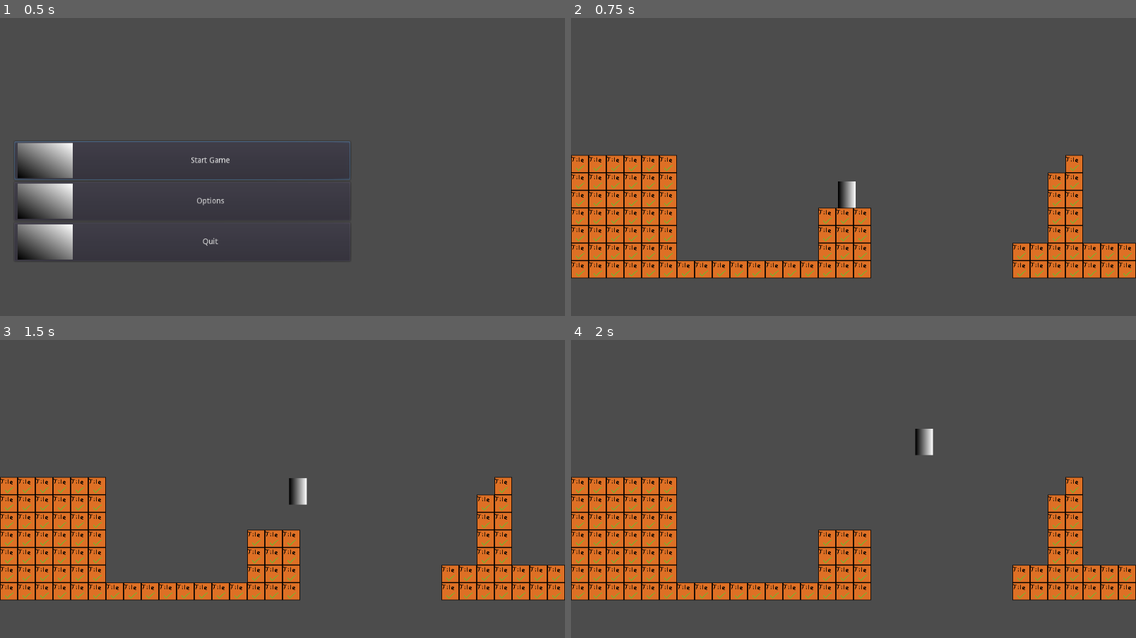
Above: before the commit, frames 1-4 (two rows, left to right).
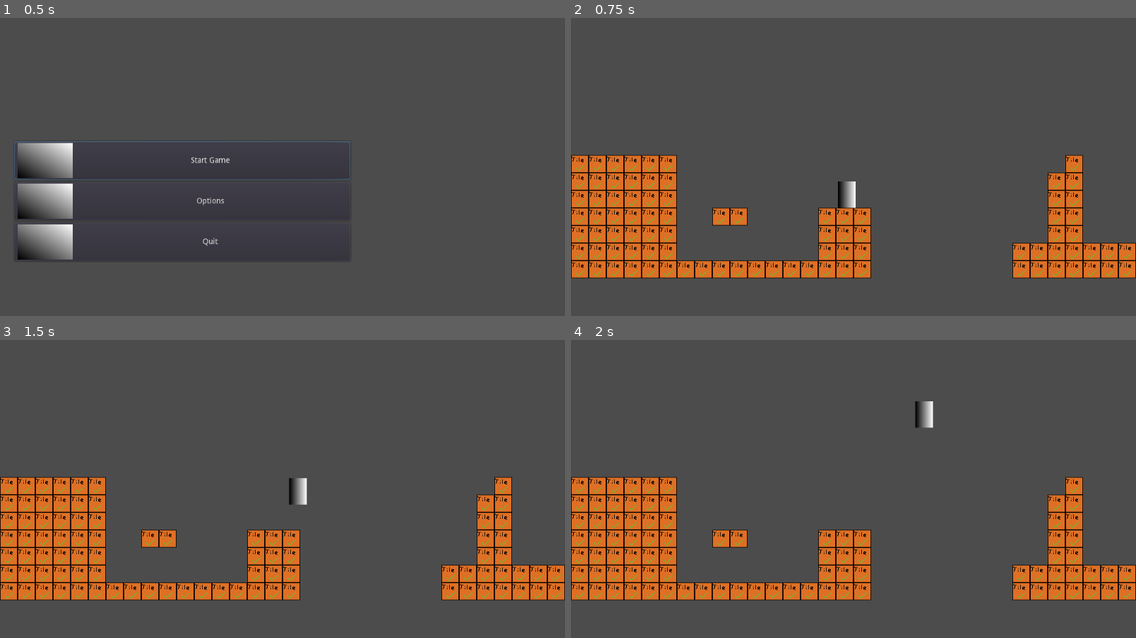
Above: after the commit, the same moments.

Repository: owldev13/Wild_Jam_Game_1
Game: Godot game, scene res://Base_Screen.tscn
Same seed, same stepped clock (60 frames per second), same inputs: the game is played once before the commit and once after it.
Inputs:
- Up to frame 1 (0.5 s): no input
- Up to frame 2 (0.75 s): click "Start Game" at 0.5 s
- Up to frame 3 (1.5 s): tap Enter at 1.25 s; hold Right (right) from 1.28 s (still down); tap Space (jump) at 1.35 s
- Up to frame 4 (2 s): keep holding Right (right); tap Space (jump) at 1.52, 1.82 s

Frame 1 is identical in both runs. In frame 2, 0.4% of the frame differs, in the area x 25-32%, y 63-70%; in frame 3, 0.4%; in frame 4, 0.9%, in the area x 25-65%, y 20-70%.

Commit message:
Modified charactercontrol script and changed level0 scene

Diff:
--- a/CharacterMovement.gd
+++ b/CharacterMovement.gd
@@ -8,7 +8,7 @@
 
 var jumps = 0
 
-export var jumps_amount = 2
+export var jumps_amount = 0
 
 var coyote_time
 
@@ -54,7 +54,7 @@
 		gravity = 0
 		coyote_time = 0
 
-	if not is_on_floor() and jumps == 2:
+	if not is_on_floor() and jumps == jumps_amount:
 		coyote_time += delta
 		if coyote_time > coyote_time_length:
 			jumps = jumps_amount - 1
--- a/level_0.tscn
+++ b/level_0.tscn
@@ -44,6 +44,7 @@
 [node name="KinematicBody2D" type="KinematicBody2D" parent="."]
 position = Vector2( 500, 350 )
 script = ExtResource( 1 )
+jumps_amount = 4
 coyote_time_length = 0.2
 jump_power = 400
 
@@ -57,7 +58,7 @@
 tile_set = SubResource( 5 )
 cell_size = Vector2( 32, 32 )
 format = 1
-tile_data = PoolIntArray( 589824, 0, 0, 589825, 0, 0, 589826 …(337 unchanged characters)…  0, 0, 786436, 0, 0, 786437, 0, 0, 786446, 0, 0, 786447, 0, 0, 786448, 0, 0, 786 …(739 unchanged characters)…
+tile_data = PoolIntArray( 589824, 0, 0, 589825, 0, 0, 589826 …(337 unchanged characters)…  0, 0, 786436, 0, 0, 786437, 0, 0, 786440, 0, 0, 786441, 0, 0, 786446, 0, 0, 786447, 0, 0, 786448, 0, 0, 786 …(739 unchanged characters)…
 __meta__ = {
 "_edit_lock_": true
 }
